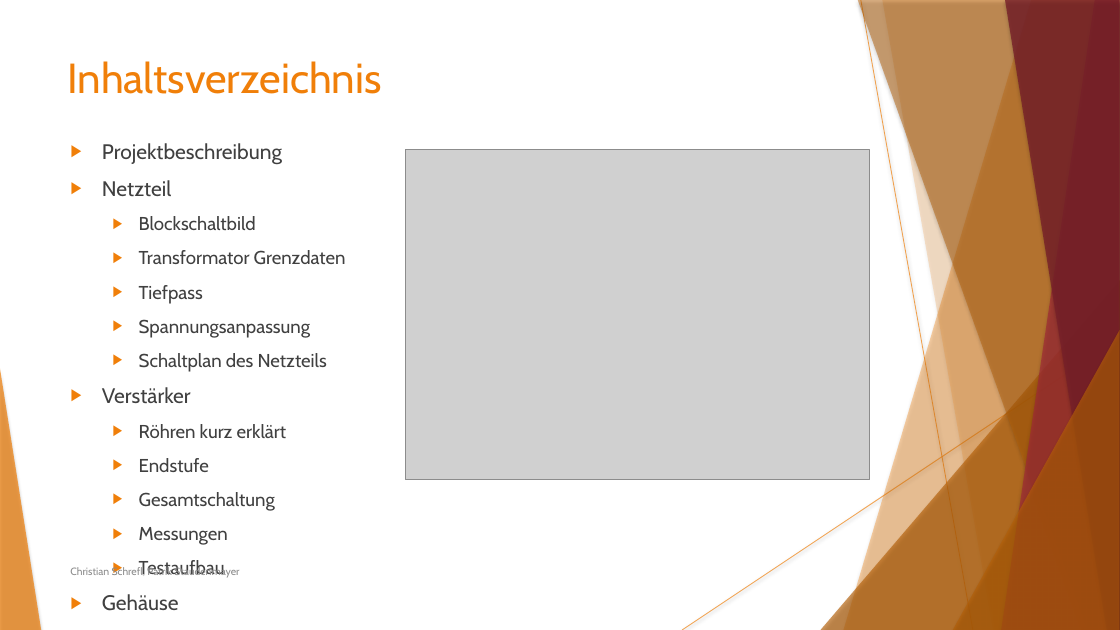
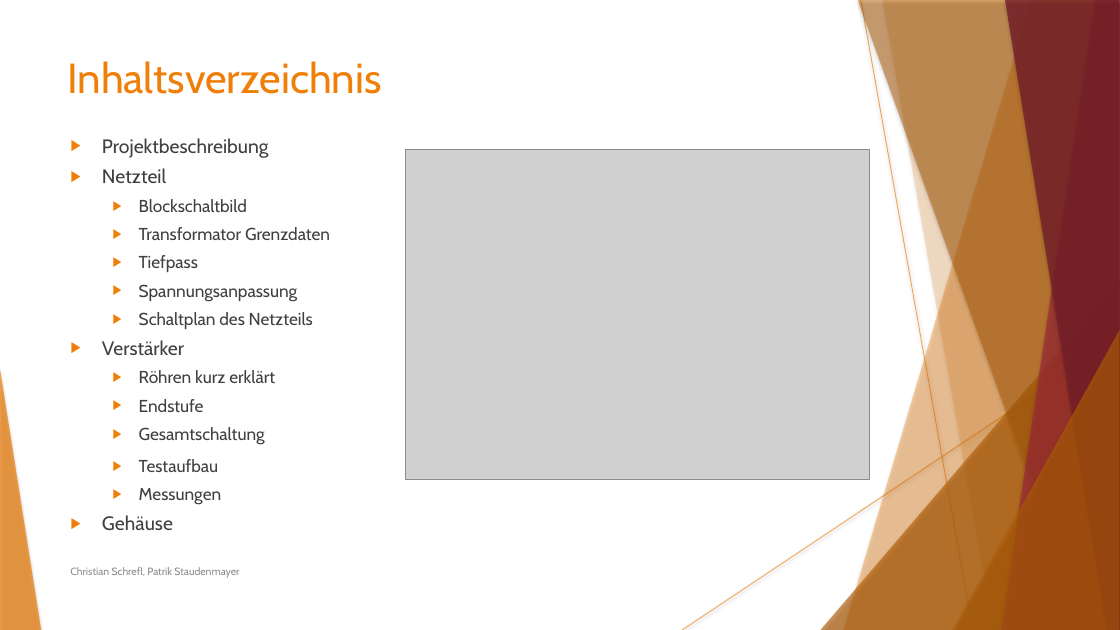
Before and after one commit to Staudi14/tube-amplifier, a slide deck: slide 2 of Präsentation/Staudenmayer_Schrefl_ProjektRöhrenverstärker.pptx. Drawn at 1120x630 pixels with LibreOffice and Linux fonts; fonts in the diff are those of the drawing; grey boxes stand for pictures. Boxes give left, top, right and bottom in pixels: in the first picture for what was removed or moved away, otherwise in the second. Text is boxed around its words. In the diff, an @@ line names an element or a change of style, - is before the commit and + after.

Commit message:
+Update präsentation

```diff
--- a/Präsentation/Staudenmayer_Schrefl_ProjektRöhrenverstärker.pptx
+++ b/Präsentation/Staudenmayer_Schrefl_ProjektRöhrenverstärker.pptx
@@ text at (102,138,330,531): size 18 to 16.6 pt in "Projektbeschreibung", "Netzteil", "Verstärker", "Gehäuse"; size 16 to 14.8 pt in "Blockschaltbild", "Transformator Grenzdaten", "Tiefpass", "Spannungsanpassung" and 5 more places; line spacing 1 to 0.8 @@
@@ text at (139,459,218,472): paragraph added @@
+  ▶ Testaufbau
@@ text at (139,560,225,576): paragraph removed @@
-  ▶ Testaufbau
```
Also in this commit, not shown: 3 other slides changed, 27 other files.
